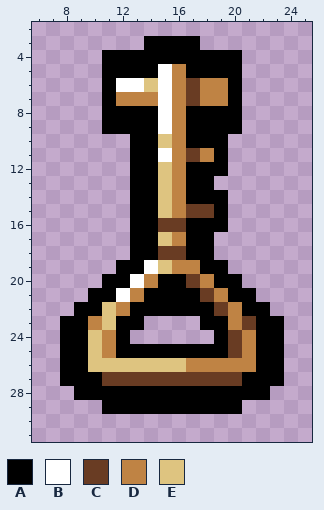
Two versions of one pixel-art sprite, resources/gfx/items/collectibles/collectibles_sisterskey.png. Above, as it was before the edit.
The file is 32x32 pixels. Shown: x 6..25, y 2..31.
Palette (. is transparent): A #000000  B #ffffff  C #693c23  D #bf8344  E #dec480
Pixels before, first column x 8:
 3 ......AAAA......
 4 ...AAAAAAAAAA...
 5 ...AAAABDAAAA...
 6 ...ABBEBDCDDA...
 7 ...ADDDBDCDDA...
 8 ...AAAABDAAAA...
 9 ...AAAABDAAAA...
10 .....AAEDAAA....
11 .....AABDCDA....
12 .....AAEDAAA....
13 .....AAEDAA.....
14 .....AAEDAAA....
15 .....AAEDCCA....
16 .....AACCAAA....
17 .....AAEDAA.....
18 .....AACCAA.....
19 ....AABEDDAA....
20 ...AABDAACDAA...
21 ..AABDAAAACDAA..
22 .AAEDAAAAAACDAA.
23 AADEAA....AADCAA
24 AAEDA......ACDAA
25 AAEDAAAAAAAACDAA
26 AAEEEEEEEDDDDDAA
27 AAACCCCCCCCCCAAA
28 .AAAAAAAAAAAAAA.
29 ...AAAAAAAAAA...
And afterwards:
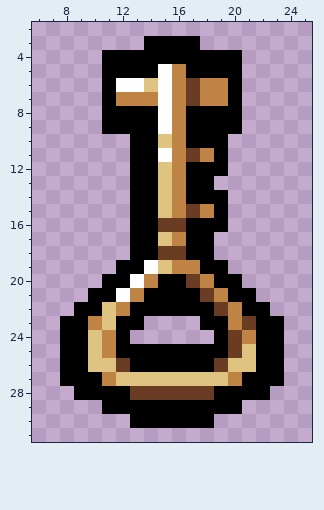
From old to new:
y 15: x 18 C -> D
y 25: x 21 D -> E
y 26: x 12..21 EEEEEDDDDD -> CAAAAAACEE
y 27: x 11..20 CCCCCCCCCC -> DEEEEEEEED
y 28: x 13..18 AAAAAA -> CCCCCC
y 30: x 13..18 ...... -> AAAAAA
